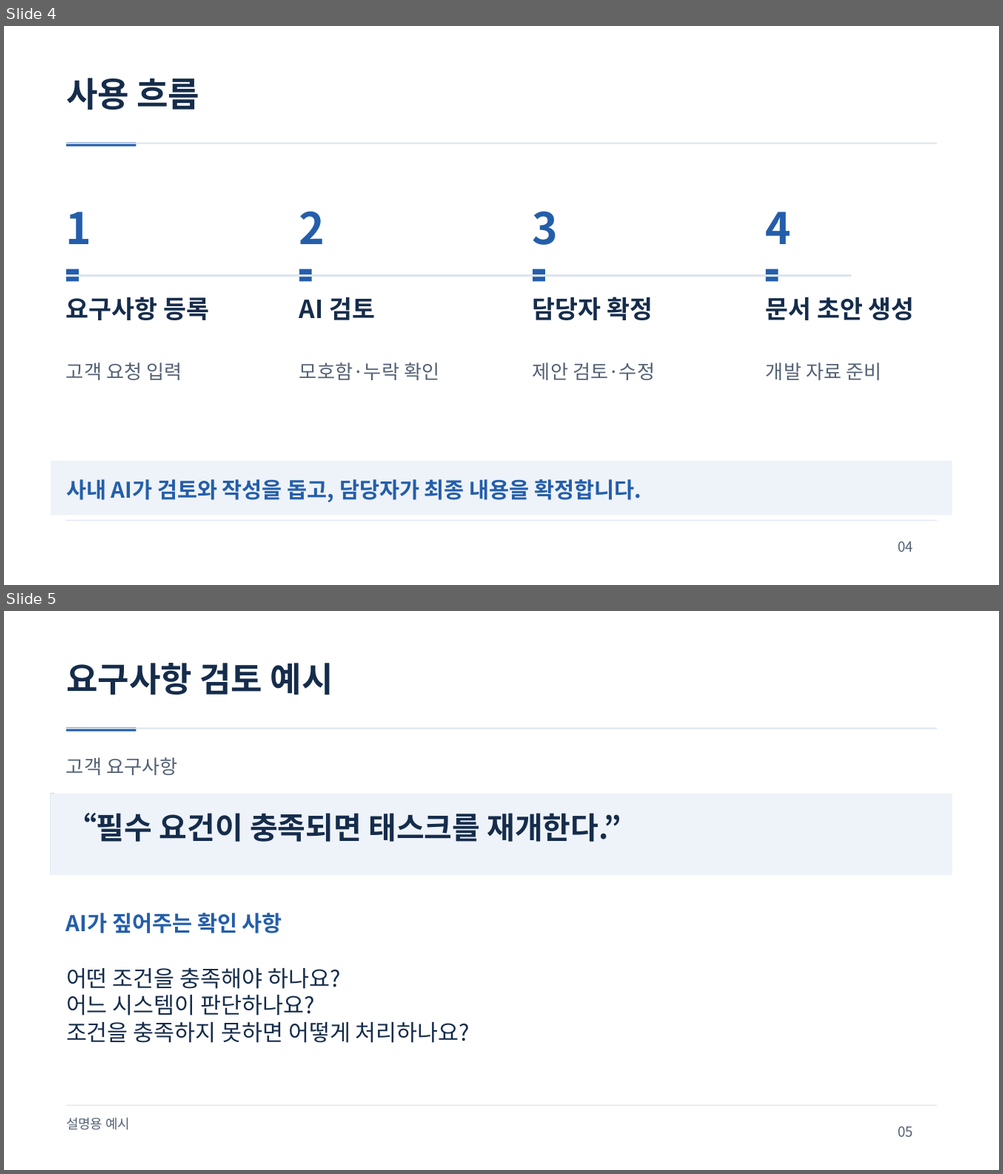
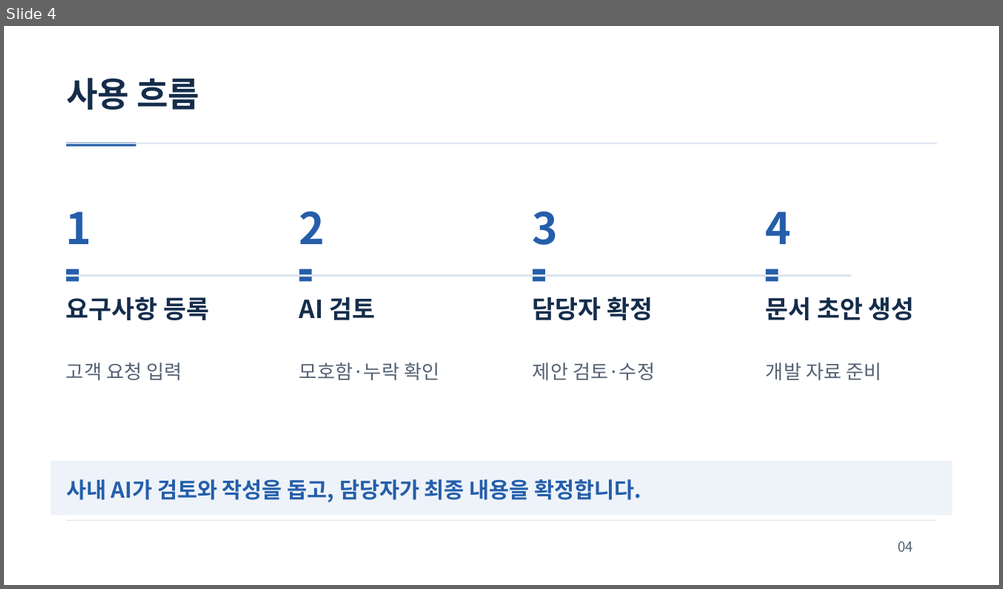
Before and after one commit to jihunhan98/semes-superrookie, a slide deck: docs/presentations/ReqOps_SuperRookie.pptx. Shown one above the other, each under a label of ours: slides 4 and 5 before the commit, slide 4 after it. The pictures are 1003x1174 and 1003x589 pixels, drawn with LibreOffice and Linux fonts; fonts in the diff are those of the drawing. Boxes give left, top, right and bottom in pixels: in the first picture for what was removed or moved away, otherwise in the second. Text is boxed around its words. In the diff, an @@ line names an element or a change of style, - is before the commit and + after.

```diff
--- a/docs/presentations/ReqOps_SuperRookie.pptx
+++ b/docs/presentations/ReqOps_SuperRookie.pptx
@@ slide 5 removed at [4,611,999,1170], background #FFFFFF @@
@@ text removed at [66,663,333,695] @@
-요구사항 검토 예시
@@ rectangle removed at [66,727,136,731] @@
@@ rectangle removed at [66,727,936,729] @@
@@ text removed at [66,758,177,775] @@
-고객 요구사항
@@ rectangle removed at [51,794,54,875] @@
@@ rectangle removed at [51,794,951,875] @@
@@ text removed at [66,813,621,842] @@
-“필수 요건이 충족되면 태스크를 재개한다.”
@@ text removed at [66,913,282,934] @@
-AI가 짚어주는 확인 사항
@@ text removed at [66,968,469,1043] @@
-어떤 조건을 충족해야 하나요?
-어느 시스템이 판단하나요?
-조건을 충족하지 못하면 어떻게 처리하나요?
@@ rectangle removed at [66,1105,936,1105] @@
@@ text removed at [66,1118,130,1130] @@
-설명용 예시
@@ text removed at [897,1127,913,1137] @@
-05
```
Also in this commit, not shown: 4 slides changed, 2 slides added.
